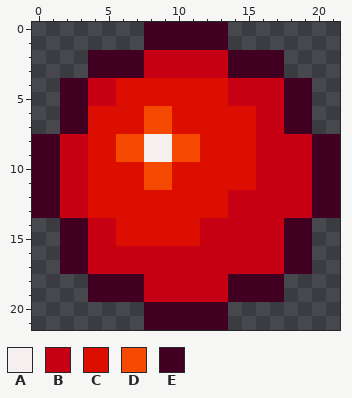
Two states of a pixel-art sprite, Orbs/Items/RedOrbItem.png. The first picture shows the starting point.
The file is 22x22 pixels.
Palette (. is transparent): A #f5eff0  B #c70013  C #dc0e00  D #f54901  E #410022
After:
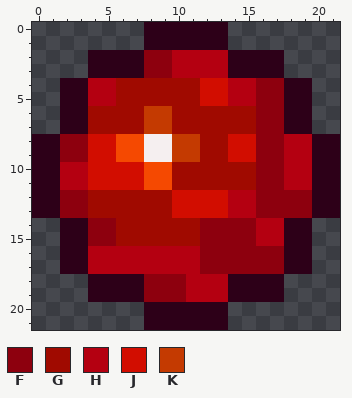
Colours new in this view: F #8d000e  G #a00a00  H #b40011  J #d20d00  K #c43a01
Edits made:
colour E: #410022 -> #2d0018
y 2..3: x 8..13 BBBBBB -> FFHHHH
y 4..5: x 4..17 BBCCCCCCCCBBBB -> HHGGGGGGJJHHFF
y 6..7: x 4..17 CCCCDDCCCCCCBB -> GGGGKKGGGGGGFF
y 8..9: x 2..5 BBCC -> FFJJ; x 10..19 DDCCCCBBBB -> KKGGJJFFHH
y 10..11: x 2..7 BBCCCC -> HHJJJJ; x 10..19 CCCCCCBBBB -> GGGGGGFFHH
y 12..13: x 2..19 BBCCCCCCCCCCBBBBBB -> FFGGGGGGJJJJHHFFFF
y 14..15: x 4..17 BBCCCCCCBBBBBB -> FFGGGGGGFFFFHH
y 16..17: x 4..17 BBBBBBBBBBBBBB -> HHHHHHHHFFFFFF
y 18..19: x 8..13 BBBBBB -> FFFHHH
Pixel boxes of the changes (left, top, right, bottom) in both pictures:
changed: (32, 22, 340, 330)
